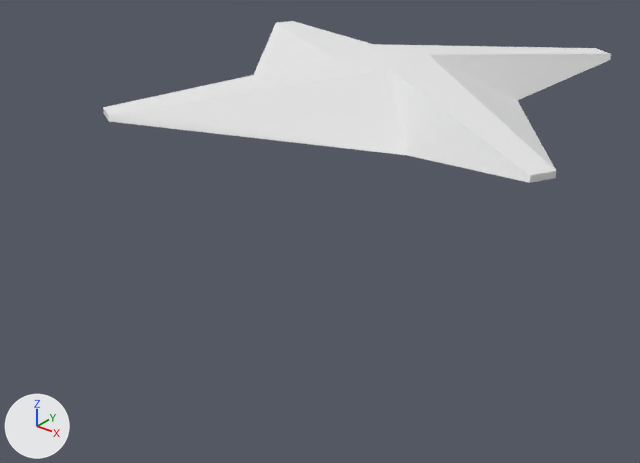
A saved change to the OBJ model app/src/main/assets/inimigox.obj.
Before and after are seen from a 50 mm camera at (0.418, -0.605, 0.213) aimed at (-0.028, -0.047, -0.132). Arrows for +X, +Y and +Z are at lower left; the lights stay in place. Where no turn or scale is listed for an object, it has been applied to the vertices.
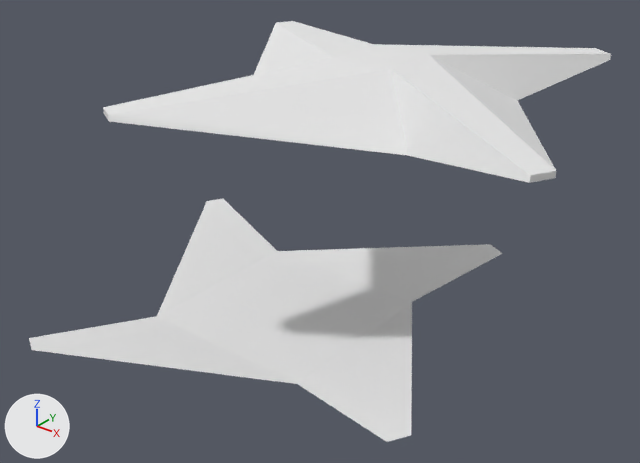
What differs and where, as boxes (x1, y1, x2, y2) in the pictures (640 x 463 px):
'Cube', reshaped (15% wider, 159% taller): before (103, 21, 611, 183); after (29, 21, 611, 442)
part 1 of me_cube, added: after (29, 199, 503, 442)

The change, as a diff of the scene's bpy script:
```diff
--- a/app/src/main/assets/inimigox.obj.py
+++ b/app/src/main/assets/inimigox.obj.py
@@ me_cube @@
 me_cube.from_pydata(...)  # 24 vertices, 22 faces; spans x -0.208..0.208, y -0.208..0.208, z -0.021..0.021
 # used by ob_cube; location = (0.0, 0.0, 0.0)
 # verts and faces of me_cube; kept vertices keep their numbers, new ones are numbered from 24
+# me_cube part 1
+verts[24] = (0.025, 0.028, -0.219)  # pixel (412, 301)
+verts[25] = (0.025, -0.144, -0.219)  # pixel (297, 384)
+verts[26] = (-0.146, 0.028, -0.219)  # pixel (277, 251)
+verts[27] = (-0.146, -0.144, -0.219)  # pixel (156, 316)
+verts[28] = (0.147, -0.16, -0.201)  # pixel (411, 435)
+verts[29] = (0.138, -0.178, -0.201)  # pixel (386, 442)
+verts[30] = (-0.259, 0.061, -0.201)  # pixel (223, 198)
+verts[31] = (-0.268, 0.044, -0.201)  # pixel (206, 201)
+verts[32] = (-0.18, -0.256, -0.201)  # pixel (28, 338)
+verts[33] = (-0.163, -0.266, -0.201)  # pixel (31, 350)
+verts[34] = (0.06, 0.139, -0.201)  # pixel (502, 253)
+verts[35] = (0.041, 0.15, -0.201)  # pixel (490, 244)
+faces += [(24, 25, 27, 26), (24, 26, 35, 34), (24, 28, 29, 25), (26, 27, 31, 30), (25, 33, 32, 27)]
 me_cube.materials.append(mat_material)
```
